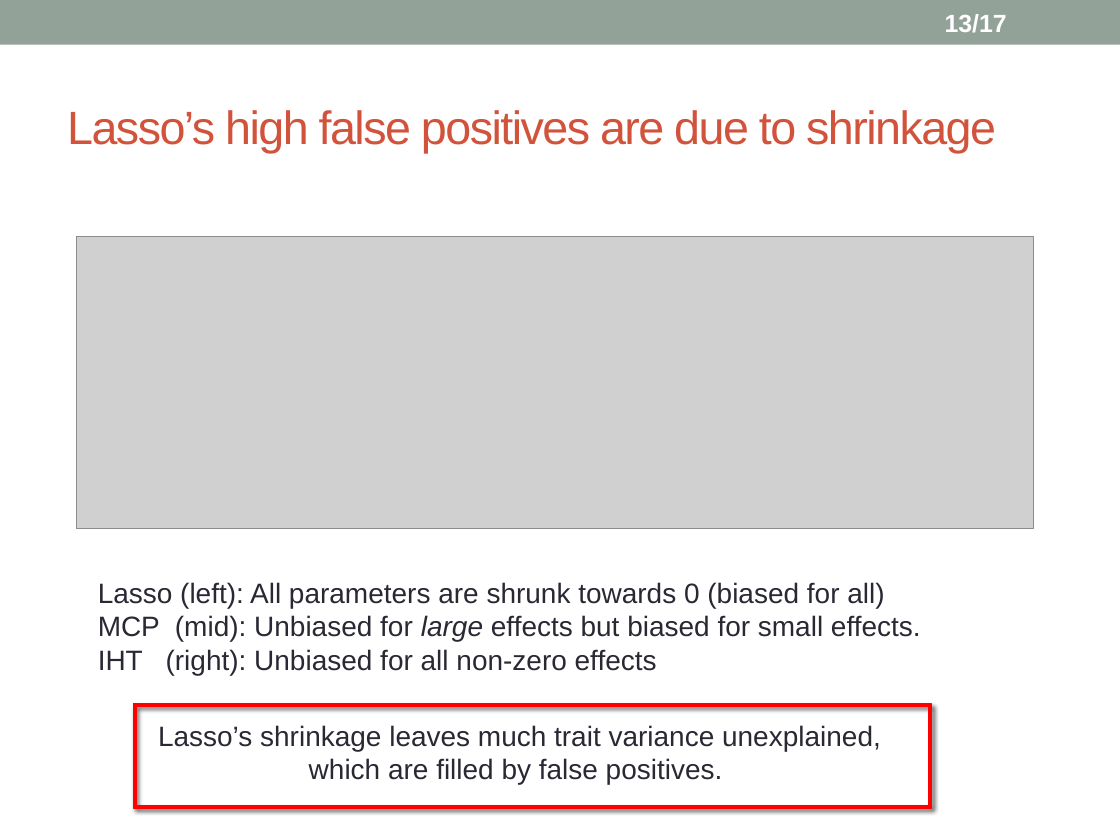
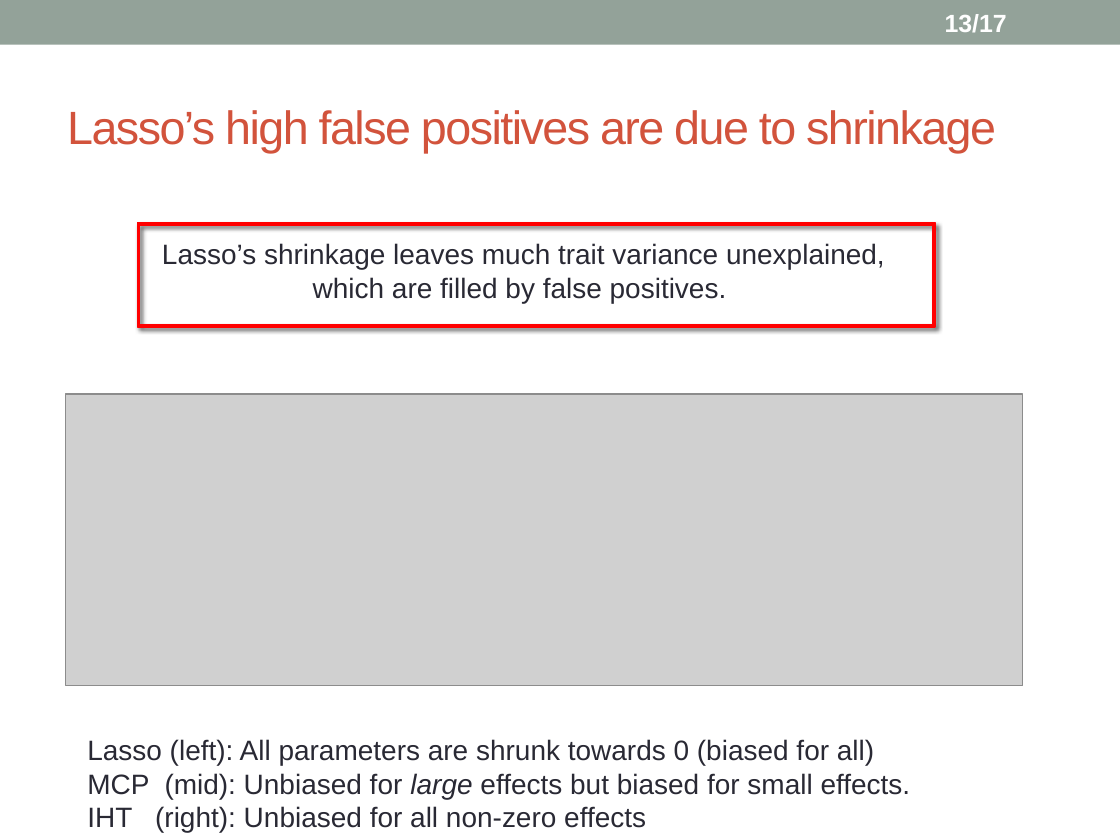
Before and after one commit to biona001/public-talks, a slide deck: slide 13 of QCBio luncheon 2020/Presentation1.pptx. Drawn at 1120x840 pixels with LibreOffice and Linux fonts; fonts in the diff are those of the drawing; grey boxes stand for pictures. Boxes give left, top, right and bottom in pixels: in the first picture for what was removed or moved away, otherwise in the second. Text is boxed around its words. In the diff, an @@ line names an element or a change of style, - is before the commit and + after.

Commit message:
QCBio talk final draft

```diff
--- a/QCBio luncheon 2020/Presentation1.pptx
+++ b/QCBio luncheon 2020/Presentation1.pptx
@@ text "Lasso’s shrinkage leaves much trait ...": place and size @@
-text "Lasso’s shrinkage leaves much trait ..." at box(158, 725, 881, 784)
+text "Lasso’s shrinkage leaves much trait ..." at box(162, 243, 885, 303)
@@ frame: place and size @@
-frame at box(133, 703, 931, 808)
+frame at box(138, 223, 935, 327)
@@ picture: place and size @@
-picture at box(76, 236, 1033, 529)
+picture at box(66, 394, 1023, 687)
@@ text "Lasso (left): All parameters are ...": place and size @@
-text "Lasso (left): All parameters are ..." at box(98, 582, 921, 675)
+text "Lasso (left): All parameters are ..." at box(87, 739, 911, 832)
```
Also in this commit, not shown: 1 other file.
